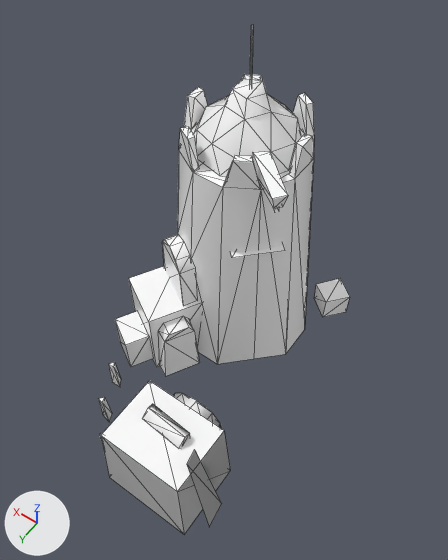
The glTF model data/graphics/buildings/orient/harbor_office_orient/rdm/s_sugar_mill_lod0.glb, before and after one commit.
Both versions are drawn from a camera (50 mm lens) standing at (-1.0, 2.17, 5.5) and looking at (0.8, -0.36, 1.52). Arrows for +X, +Y and +Z are at lower left; the lights stay in place. The picture after the commit comes second. Mesh edges are drawn as thin lines. Vertices at exactly the same position are counted once.

Before the edit, the objects in view are built like this:
```python
me_mesh_0_003 = bpy.data.meshes.new('Mesh_0.003')
me_mesh_0_003.from_pydata(...)  # 238 vertices, 299 faces; spans x 0.04..1.9, y -1.9..1.1, z -0.04..3.28
me_mesh_0_003.materials.append(mat_building_material)
ob_model_s_sugar_mill_lod0 = bpy.data.objects.new('MODEL_s_sugar_mill_lod0', me_mesh_0_003)
ob_model_s_sugar_mill_lod0.location = (0.0, 0.0, 0.0)
```
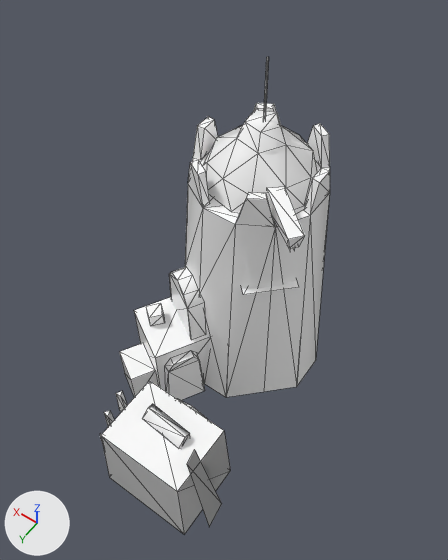
Edits to the bpy script that builds the scene:
```text
Change me_mesh_0_003:
    used by ob_model_s_sugar_mill_lod0
    remove me_mesh_0_003.from_pydata(...)  # 238 vertices, 299 faces; spans x 0.04..1.9, y -1.9..1.1, z -0.04..3.28
    add me_mesh_0_003.from_pydata(...)  # 238 vertices, 299 faces; spans x 0.04..1.62, y -1.53..1.1, z -0.04..3.28
    me_mesh_0_003 part 1: the loose piece of 6 vertices spanning x 1.38..1.48, y 0.63..0.7, z 0.01..0.37 is moved by (-0.13, 0.07, 0.0)
    me_mesh_0_003 part 2: the loose piece of 6 vertices spanning x 1.54..1.64, y 0.3..0.37, z 0.01..0.38 is moved by (-0.26, 0.19, 0.0)
    me_mesh_0_003 part 3: the loose piece of 68 vertices spanning x 0.42..1.88, y -1.78..-0.02, z 0.0..2.56 is moved by (-0.29, 0.26, 0.0)
    me_mesh_0_003 part 4: the loose piece of 5 vertices spanning x 1.09..1.11, y -1.12..-1.09, z 2.75..3.28 is moved by (-0.29, 0.26, 0.0)
    me_mesh_0_003 part 5: the loose piece of 4 vertices spanning x 0.52..1.32, y -1.31..-0.51, z 1.6..1.64 is moved by (-0.29, 0.26, 0.0)
    me_mesh_0_003 part 6: the loose piece of 8 vertices spanning x 1.49..1.9, y -0.25..0.13, z 0.0..0.41 is moved by (-0.29, 0.26, 0.0)
    me_mesh_0_003 part 7: the loose piece of 8 vertices spanning x 0.17..0.55, y -1.9..-1.53, z 0.0..0.27 is scaled about its middle by 0.5, then moved by (1.0, 1.63, 0.75)
    me_mesh_0_003 part 8: the loose piece of 8 vertices spanning x 0.44..0.88, y -0.92..-0.53, z 2.33..2.49 is moved by (-0.29, 0.26, 0.0)
    me_mesh_0_003 part 9: the loose piece of 30 vertices spanning x 0.66..1.54, y -1.55..-0.66, z 2.3..2.79 is moved by (-0.29, 0.26, 0.0)
    me_mesh_0_003 part 10: the loose piece of 17 vertices spanning x 1.18..1.68, y -0.71..-0.34, z 0.66..1.4 is moved by (-0.29, 0.26, 0.0)
    me_mesh_0_003 part 11: 4 of the vertices in x 1.22..1.37, y -0.37..-0.09, z 0.61..0.71 are moved by (-0.29, 0.26, 0.0)
    me_mesh_0_003 part 12: 2 of the vertices in x 1.2..1.39, y -0.4..-0.05, z 0.0 are moved by (-0.29, 0.26, 0.0)
    me_mesh_0_003 part 13: all 6 vertices in x 1.07..1.26, y -0.32..0.0, z 0.0..0.7 are moved by (-0.23, 0.22, 0.0)
    me_mesh_0_003 part 14: all 7 vertices in x 0.29..0.91, y 0.32, z 0.0..0.72 are moved by (0.0, 0.07, 0.0)
    other edits to the shape of me_mesh_0_003 do not show in these pictures
```

Changed parts and their boxes [x1, y1, x2, y2] in the pictures (448 x 560 px; the box of a moved part takes in the faces that stretch with it):
'MODEL_s_sugar_mill_lod0', reshaped (9% narrower, 6% shorter): before [98, 25, 350, 534]; after [100, 57, 330, 534]
part 1 of me_mesh_0_003, moved or reshaped: before [98, 397, 112, 422]; after [104, 411, 114, 427]
part 2 of me_mesh_0_003, moved or reshaped: before [108, 362, 121, 387]; after [116, 391, 127, 412]
part 3 of me_mesh_0_003, moved or reshaped: before [129, 74, 314, 367]; after [134, 103, 330, 397]
part 4 of me_mesh_0_003, moved or reshaped: before [250, 25, 253, 88]; after [264, 57, 268, 120]
part 5 of me_mesh_0_003, moved or reshaped: before [230, 245, 285, 258]; after [242, 280, 299, 295]
part 6 of me_mesh_0_003, moved or reshaped: before [115, 311, 152, 367]; after [119, 343, 157, 397]
part 7 of me_mesh_0_003, moved or reshaped: before [314, 278, 350, 317]; after [146, 303, 165, 326]
part 8 of me_mesh_0_003, moved or reshaped: before [253, 152, 288, 208]; after [267, 187, 305, 248]
part 9 of me_mesh_0_003, moved or reshaped: before [193, 78, 302, 177]; after [203, 109, 318, 213]
part 10 of me_mesh_0_003, moved or reshaped: before [162, 235, 197, 306]; after [169, 267, 206, 340]
part 11 of me_mesh_0_003, moved or reshaped: before [158, 316, 194, 341]; after [165, 350, 199, 371]
part 12 of me_mesh_0_003, moved or reshaped: before [158, 332, 166, 376]; after [165, 367, 169, 393]
part 13 of me_mesh_0_003, moved or reshaped: before [165, 327, 200, 376]; after [169, 357, 205, 400]
part 14 of me_mesh_0_003, moved or reshaped: before [173, 393, 221, 428]; after [178, 399, 207, 419]
